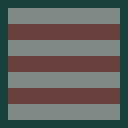
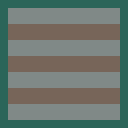
Layered file, before and after one edit (w=128, h=128). Changes by layer:
painted on "Layer 3" over [0, 0, 128, 128]
